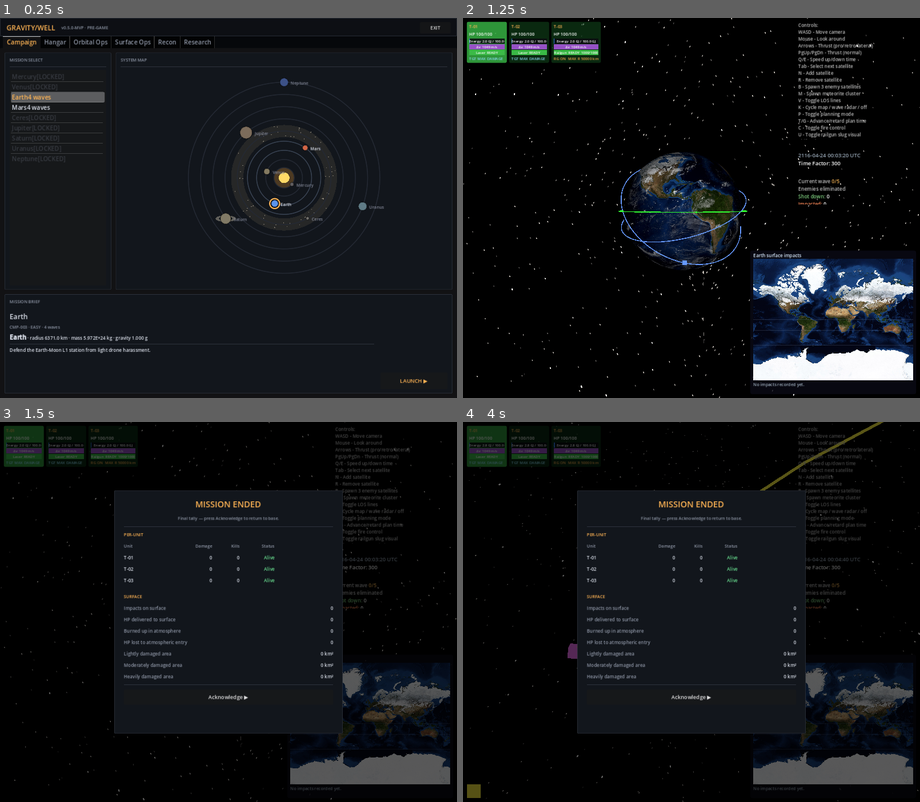
Above: before the commit, frames 1-4 (two rows, left to right).
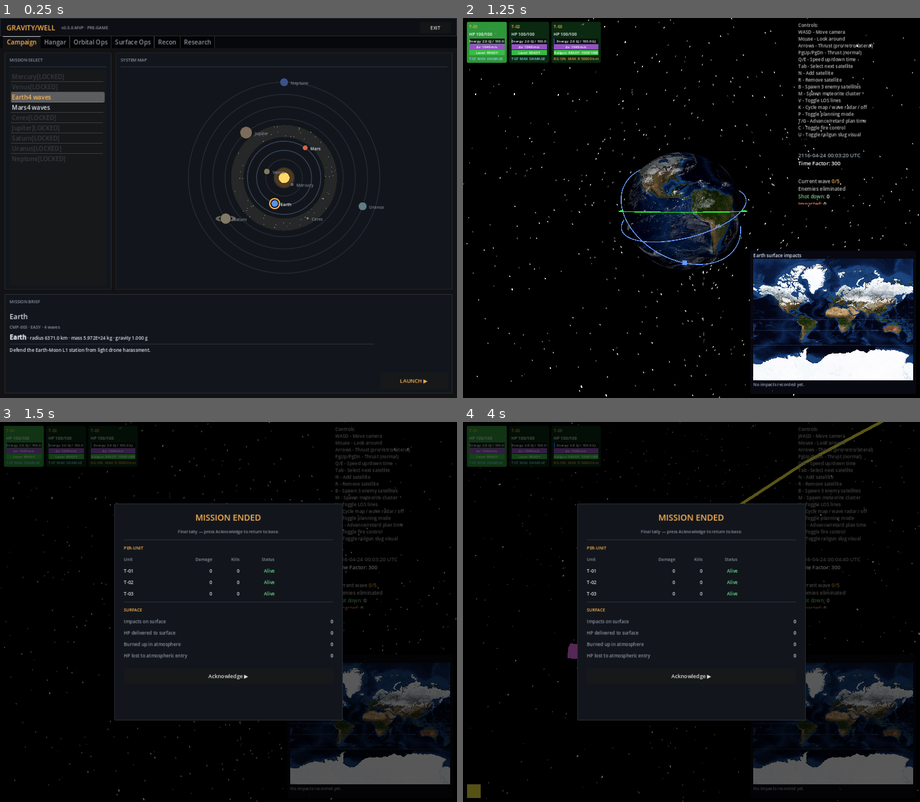
Above: after the commit, the same moments.

Repository: mellenburg/game
Game: Godot game, scene res://scenes/menu.tscn
The game is run twice, just before and just after one commit, with the same random seed, the same clock (stepped at 60 frames per second) and the same inputs.
Inputs (mouse positions are in pixels of both pictures, inside the frame that each line leads up to):
- Up to frame 1 (0.25 s): no input
- Up to frame 2 (1.25 s): click "LAUNCH ▶" at 0.5 s
- Up to frame 3 (1.5 s): tap Enter (end_game) at 1.25 s; move the mouse to (251, 612) at 1.27 s; hold W (move_forward) from 1.28 s (still down); hold Enter (end_game) from 1.28 s (still down); click (251, 612) at 1.42 s
- Up to frame 4 (4 s): release W (move_forward) at 2 s; release Enter (end_game) at 2 s; click "Acknowledge ▶" at 2 s; click "LAUNCH ▶" at 2.75 s; move the mouse to (668, 612) at 3.52 s; hold W (move_forward) from 3.53 s (still down); tap J (add_decaying_enemy) at 3.6 s; tap Enter (end_game) at 3.8 s

Frames 1-2 are identical in both runs. In frame 3, 5.2% of the frame differs, in the area x 25-75%, y 18-82%; in frame 4, 5.2%.

Commit message:
Drop damaged-area rows from mission summary
Per playtester feedback, the per-tier damaged-area readouts
(lightly / moderately / heavily damaged km²) didn't add a useful
signal next to the impact + atmospheric-burnup counts that already
sit in the SURFACE block. Strip the three rows from the summary,
the format helper, the EarthSystem accumulator, and the field on
the summary dict. The atmospheric-defense pair (count + HP lost
to atmospheric entry) stays — that's the survivability signal the
operator needs.

MeteorPhysics.damage_areas_km2 stays in place — the impact map and
any future water-impact handling read off it, and the helper's
unit tests are still useful as a partition / radii cross-check.

Diff:
--- a/godot/scripts/earth_system.gd
+++ b/godot/scripts/earth_system.gd
@@ -88,17 +88,6 @@
 # damage Earth actually absorbed.
 var atmosphere_burnup_count: int = 0
 var atmosphere_burnup_hp: float = 0.0
-# Cumulative damaged surface area across every recorded impact, split
-# into the three (exclusive) damage tiers from MeteorPhysics. A square
-# kilometre inside the heavy radius counts as heavy only — it isn't
-# also tallied as moderate / light. Overlap between distinct impacts
-# IS double-counted (no set-union), since it would require a 2-D
-# polygon merge that's overkill for an end-of-run readout. Initialised
-# with the three keys present so the summary doesn't have to defend
-# against a missing one.
-var damaged_area_km2: Dictionary = {
-	"light": 0.0, "moderate": 0.0, "heavy": 0.0,
-}
 # Snapshots of player satellites that died during the run. Each entry
 # is a Dictionary { "unit_name", "damage_dealt", "kills" } captured at
 # the moment of death so the end-of-run summary can credit a unit
@@ -526,21 +515,6 @@
 					# freed so the end-of-run summary can show "total HP
 					# of impactors", not just a count.
 					total_impact_hp += maxf(sat.hp, 0.0)
-					# Per-tier surface area damaged by this impact. The
-					# three values are exclusive (the heavy disc is not
-					# also counted as moderate / light), so summing across
-					# impacts gives the player a "what did the surface
-					# actually look like at the end" total per severity.
-					var areas: Dictionary = MeteorPhysics.damage_areas_km2(sat.mass)
-					damaged_area_km2["light"] = (
-						float(damaged_area_km2["light"]) + float(areas["light"])
-					)
-					damaged_area_km2["moderate"] = (
-						float(damaged_area_km2["moderate"]) + float(areas["moderate"])
-					)
-					damaged_area_km2["heavy"] = (
-						float(damaged_area_km2["heavy"]) + float(areas["heavy"])
-					)
 					_record_meteorite_impact(sat)
 		elif sat.team == Satellite.TEAM_PLAYER and sat.unit_name != "":
 			# Snapshot the dying player unit's tallies so the summary
@@ -606,7 +580,6 @@
 		"total_impact_hp": total_impact_hp,
 		"atmosphere_burnup_count": atmosphere_burnup_count,
 		"atmosphere_burnup_hp": atmosphere_burnup_hp,
-		"damaged_area_km2": damaged_area_km2,
 	}
 
 
--- a/godot/scripts/end_game_overlay.gd
+++ b/godot/scripts/end_game_overlay.gd
@@ -106,10 +106,11 @@
 	_root_panel.anchor_bottom = 0.5
 	_root_panel.offset_left = -300
 	_root_panel.offset_right = 300
-	# Tallened to fit the SURFACE section's atmospheric-burnup pair and
-	# the three damaged-area rows added alongside the impact totals.
-	_root_panel.offset_top = -320
-	_root_panel.offset_bottom = 320
+	# Tallened to fit the SURFACE section's atmospheric-burnup pair
+	# (bodies fully ablated + HP lost to atmospheric entry) added
+	# alongside the impact totals.
+	_root_panel.offset_top = -285
+	_root_panel.offset_bottom = 285
 	add_child(_root_panel)
 
 	var pad := MarginContainer.new()
@@ -187,24 +188,6 @@
 	_content_root.add_child(_kv_row(
 		"HP lost to atmospheric entry", "%.0f" % atmo_hp,
 	))
-
-	# Per-tier damaged surface area. Tiers are exclusive: a km² inside
-	# the heavy radius is reported once (heavy only), so the three
-	# numbers add up to the total scarred area across the run.
-	var areas: Dictionary = summary.get("damaged_area_km2", {})
-	if not areas.is_empty():
-		_content_root.add_child(_kv_row(
-			"Lightly damaged area",
-			_format_area_km2(float(areas.get("light", 0.0))),
-		))
-		_content_root.add_child(_kv_row(
-			"Moderately damaged area",
-			_format_area_km2(float(areas.get("moderate", 0.0))),
-		))
-		_content_root.add_child(_kv_row(
-			"Heavily damaged area",
-			_format_area_km2(float(areas.get("heavy", 0.0))),
-		))
 
 	_content_root.add_child(_hr())
 
@@ -325,19 +308,6 @@
 	return sb
 
 
-# Compact-ish area readout — meteorite damage areas span ~1 km² for
-# threshold-class impacts up to many millions of km² for Pg+ events,
-# so the formatter scales the unit suffix by magnitude. Earth's land
-# surface is ~1.5×10⁸ km² for context; a single Eg-class impact would
-# cover the planet several times over.
-static func _format_area_km2(area: float) -> String:
-	if area < 1.0e3:
-		return "%.0f km²" % area
-	if area < 1.0e6:
-		return "%.1f thousand km²" % (area / 1.0e3)
-	return "%.2f million km²" % (area / 1.0e6)
-
-
 func _hr() -> Control:
 	var line := ColorRect.new()
 	line.color = COLOR_LINE
